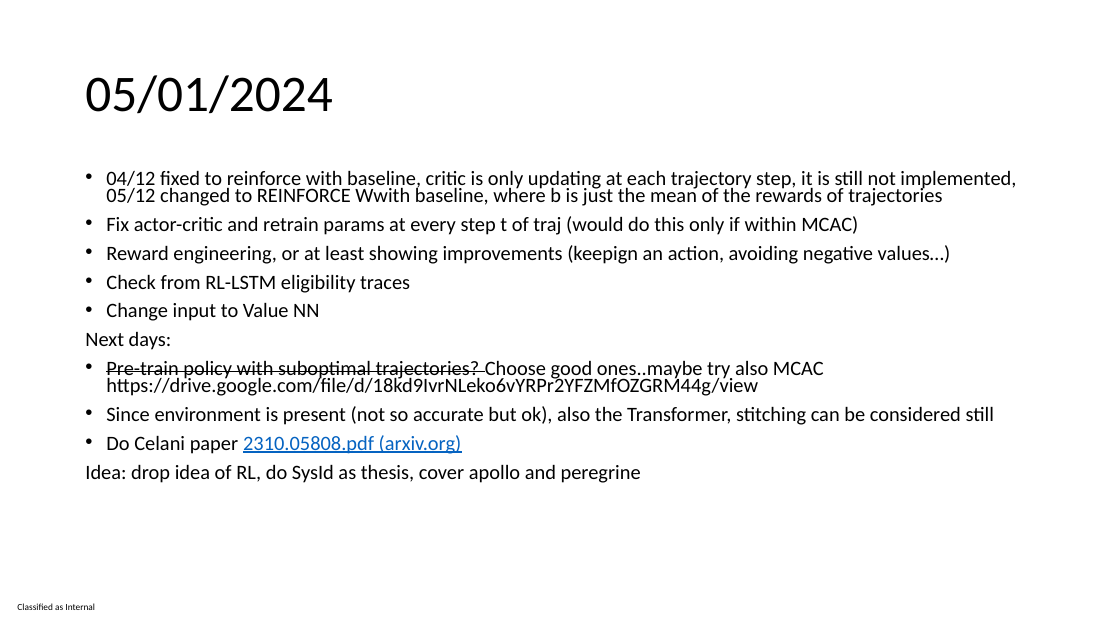
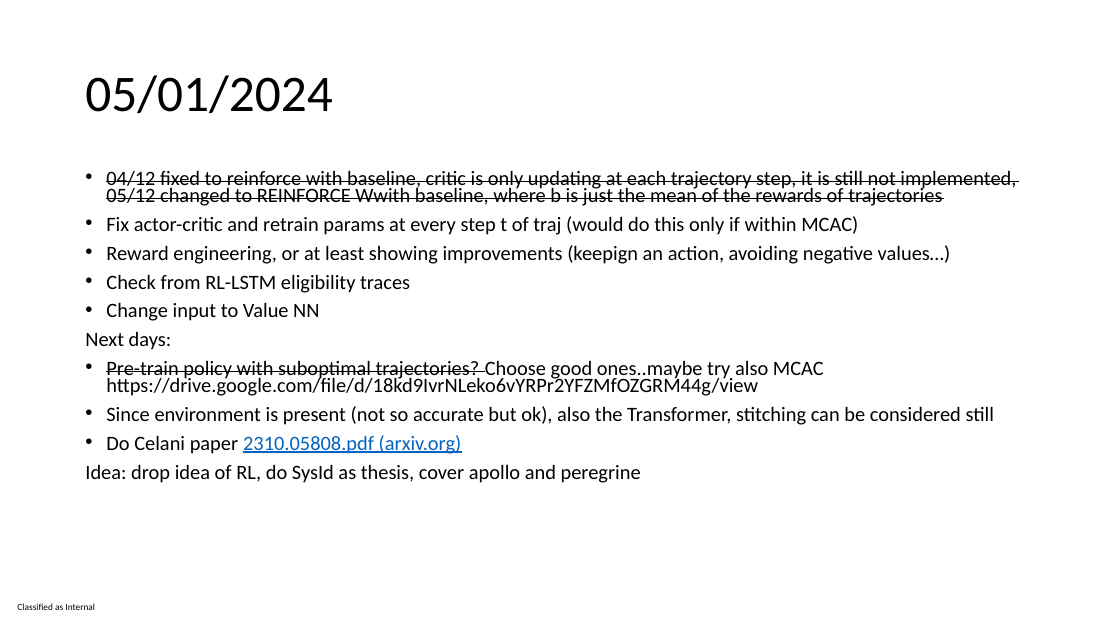
Before and after one commit to ImolaFodor/offline-rl-thesis, a slide deck: slide 19 of thesis proposal planning pre-heat.pptx. Drawn at 1120x630 pixels with LibreOffice and Linux fonts; fonts in the diff are those of the drawing. Boxes give left, top, right and bottom in pixels: in the first picture for what was removed or moved away, otherwise in the second. Text is boxed around its words. In the diff, an @@ line names an element or a change of style, - is before the commit and + after.

```diff
--- a/thesis proposal planning pre-heat.pptx
+++ b/thesis proposal planning pre-heat.pptx
@@ text at [106,170,1016,206]: strikethrough on in "04/12 fixed to reinforce with baseline, critic ..." @@
```
Also in this commit, not shown: 2 other slides changed, 6 slides added.
